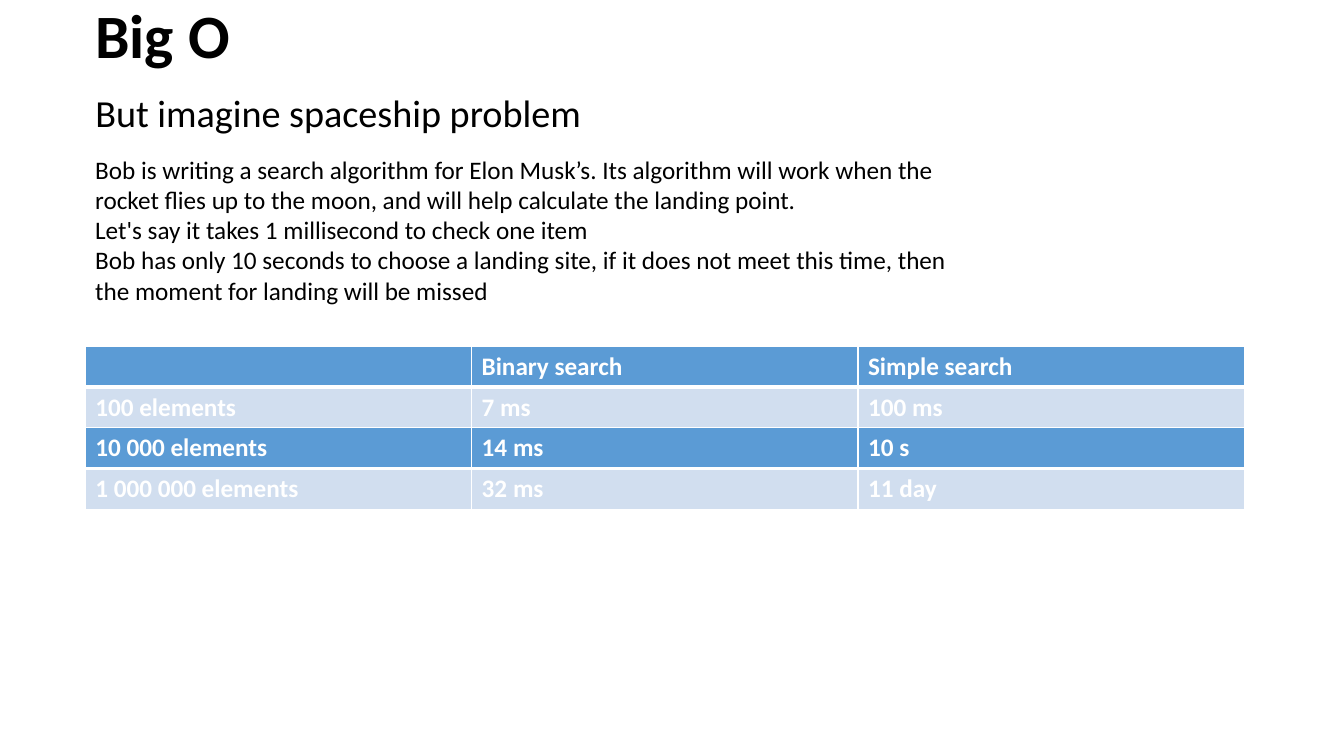
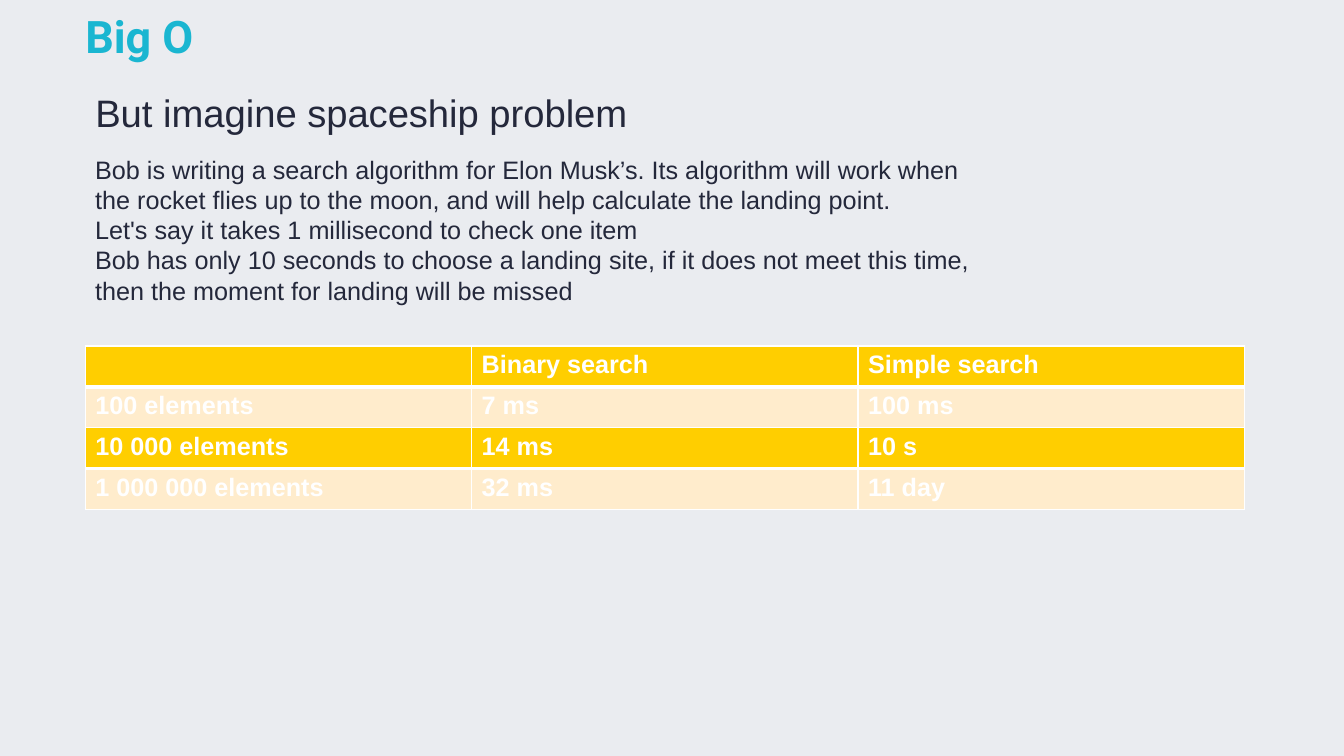
Before and after one commit to TigranVardanyan/Algorithms-and-Data-structures, a slide deck: slide 3 of ds&a.pptx (slide 6 before the commit). Drawn at 1344x756 pixels with LibreOffice and Linux fonts; fonts in the diff are those of the drawing. Boxes give left, top, right and bottom in pixels: in the first picture for what was removed or moved away, otherwise in the second. Text is boxed around its words. In the diff, an @@ line names an element or a change of style, - is before the commit and + after.

```diff
--- a/ds&a.pptx
+++ b/ds&a.pptx
@@ background #FFFFFF to #EAECF0 @@
@@ title "Big O" at bbox=[85, 20, 193, 63]: size 44 to 32 pt, font Calibri to Roboto, text colour #000000 to #1AB6D1 @@
@@ text "But imagine spaceship problem" at bbox=[95, 99, 627, 135]: font Calibri to Arial, text colour #000000 to #24283B @@
@@ text "Bob is writing a search ..." at bbox=[95, 160, 969, 305]: font Calibri to Arial, text colour #000000 to #24283B @@
@@ table at bbox=[86, 346, 1244, 460] @@
@@ fill #5B9BD5 to #FFCE00 in row 1 @@
@@ fill #D2DEEF to #FFEDCC in row 2 @@
@@ font Calibri to Arial @@
@@ table at bbox=[86, 427, 1244, 509] @@
@@ fill #5B9BD5 to #FFCE00 in row 1 @@
@@ fill #D2DEEF to #FFEDCC in row 2 @@
@@ font Calibri to Arial @@
```
Also in this commit, not shown: 21 other slides changed, 1 slide added.
